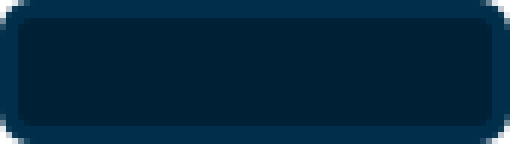
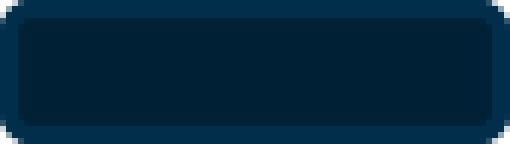
Layered file, before and after one edit (w=510, h=144). Changes by layer:
added layer "Rektangel 1 kopiera" in group "LootBag" over [0, 0, 510, 144]
